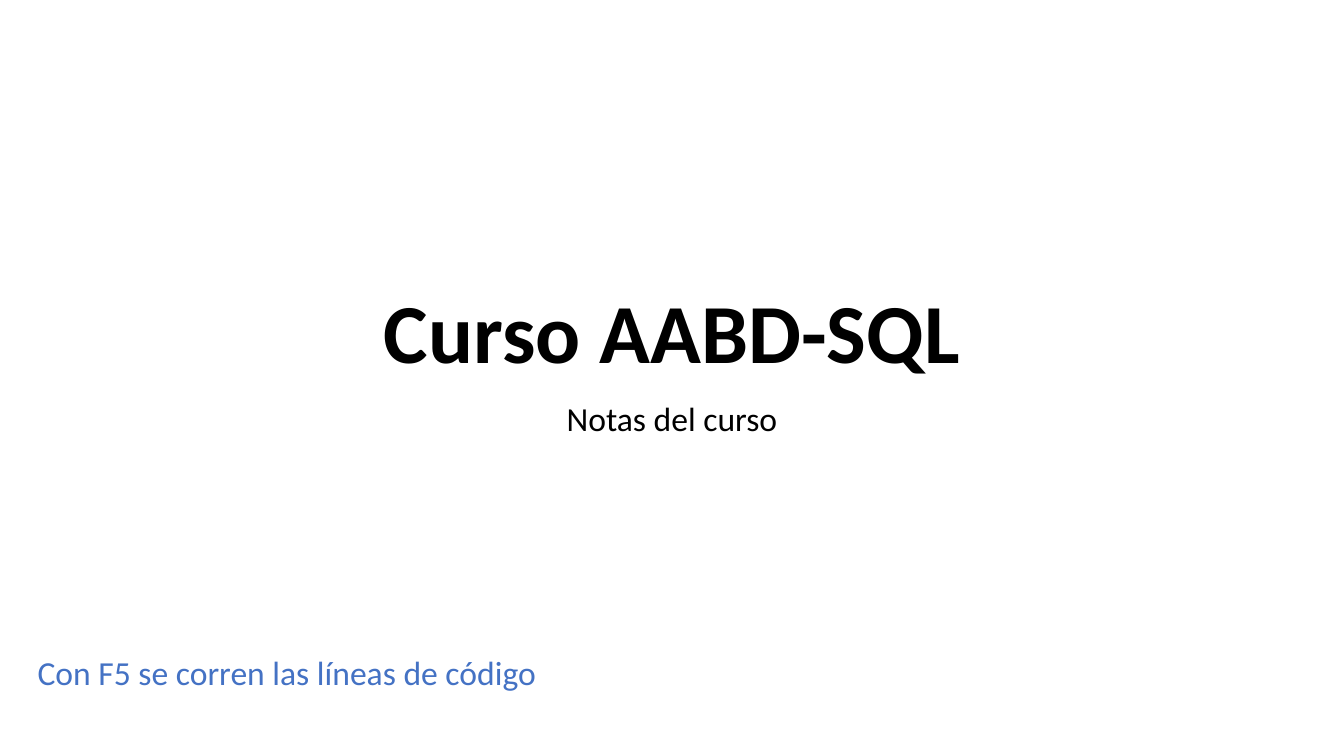
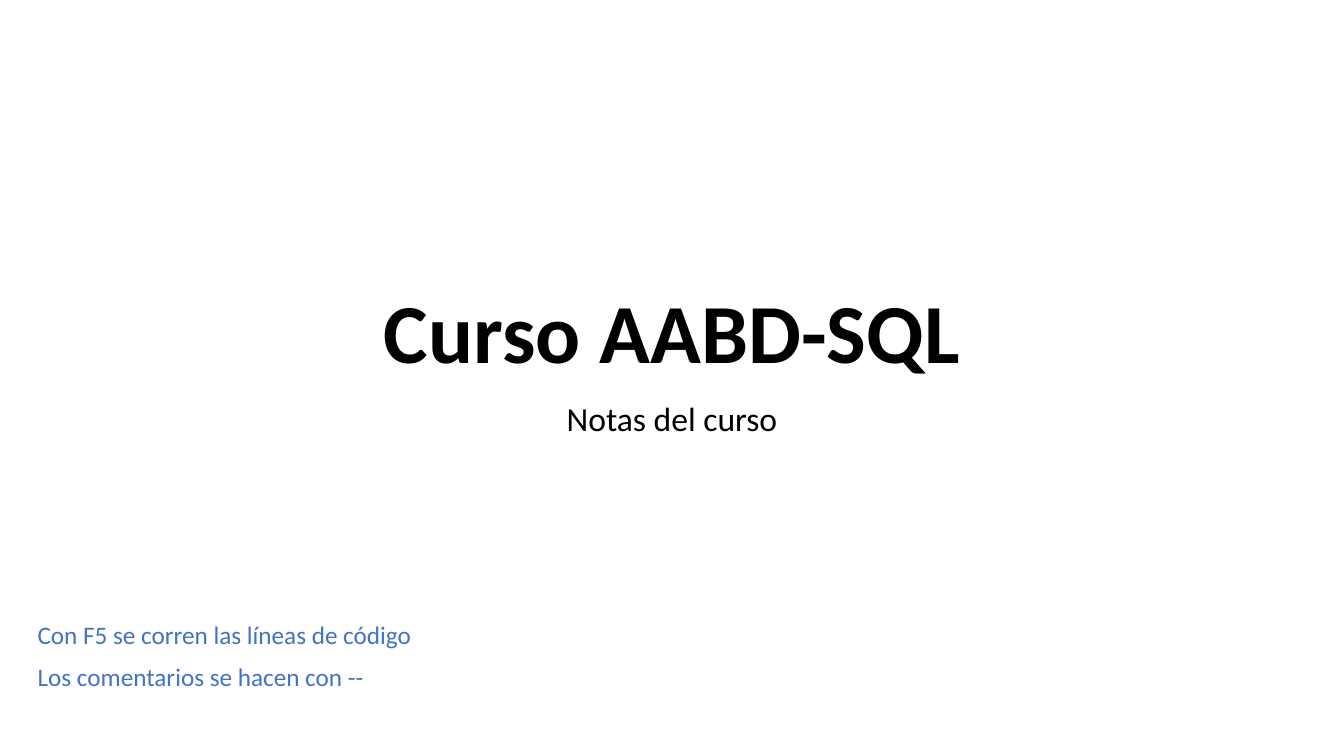
Before and after one commit to CarlosCamposs/Curso-AABD_SQL, a slide deck: slide 1 of Curso AABD-SQL (Notas).pptx. Drawn at 1344x756 pixels with LibreOffice and Linux fonts; fonts in the diff are those of the drawing. Boxes give left, top, right and bottom in pixels: in the first picture for what was removed or moved away, otherwise in the second. Text is boxed around its words. In the diff, an @@ line names an element or a change of style, - is before the commit and + after.

```diff
--- a/Curso AABD-SQL (Notas).pptx
+++ b/Curso AABD-SQL (Notas).pptx
@@ text "Con F5 se corren las ...": place and size @@
-text "Con F5 se corren las ..." at [38,661,535,691]
+text "Con F5 se corren las ..." at [38,626,411,686]
@@ text at [38,626,411,649]: size 24 to 18 pt in "Con F5 se corren las líneas de ..." @@
@@ text at [38,668,342,686]: paragraph added @@
+Los comentarios se hacen con --
```
Also in this commit, not shown: 1 slide added.
